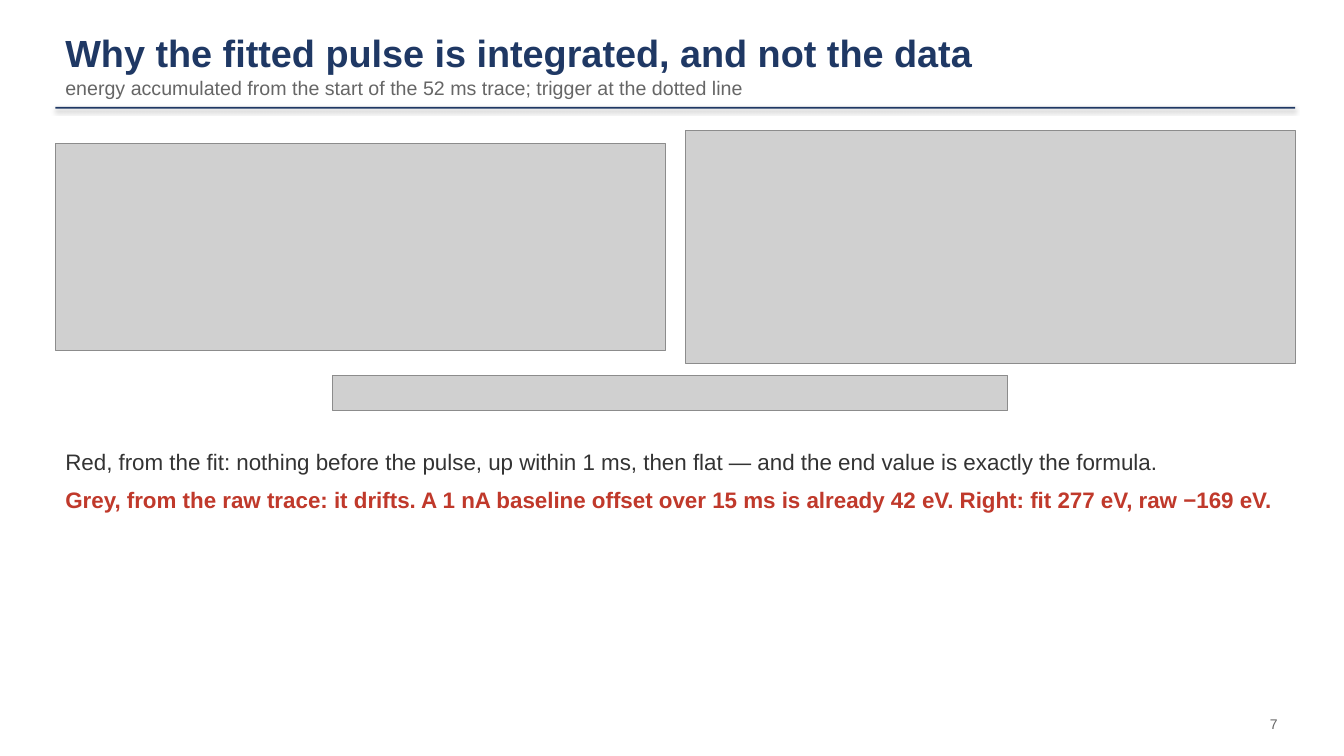
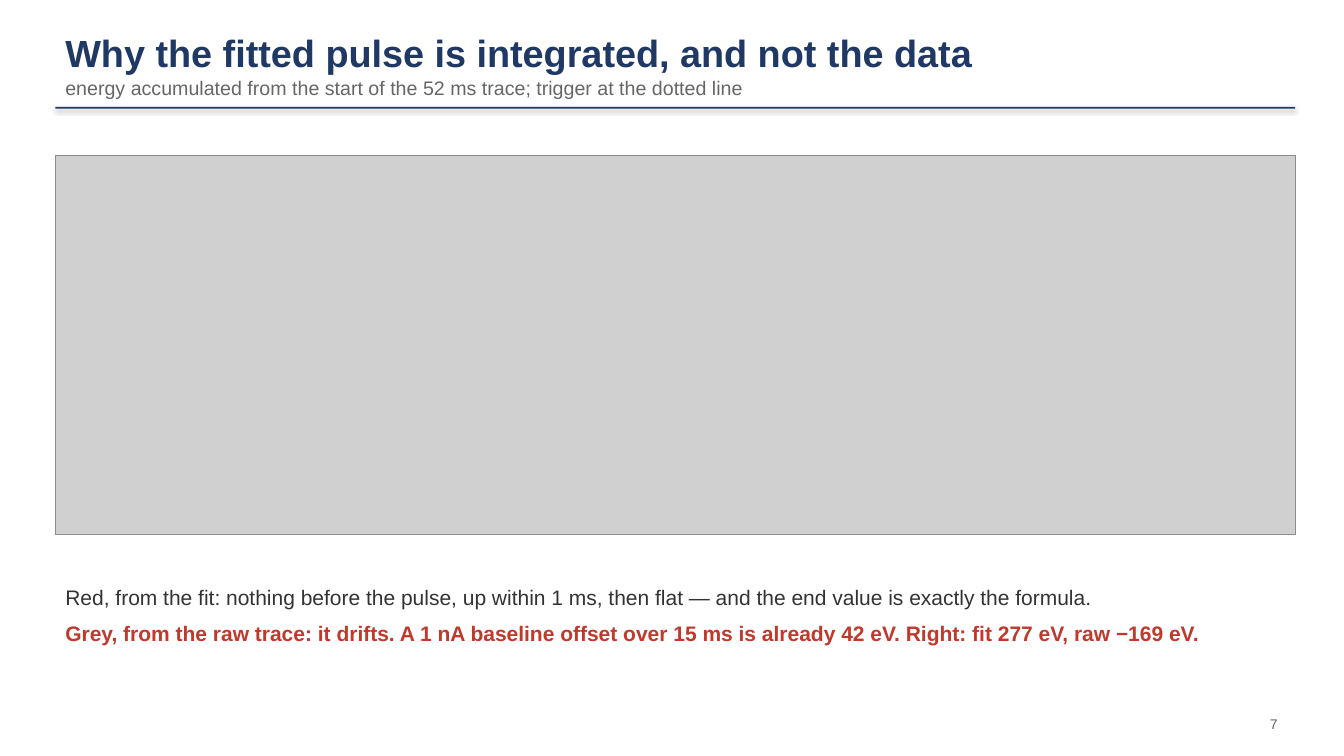
Before and after one commit to ZhihengLi0/urop, a slide deck: slide 7 of snolab/collection_efficiency/presentation/SNOLAB_R4_collection_efficiency_20260910.pptx. Drawn at 1344x756 pixels with LibreOffice and Linux fonts; fonts in the diff are those of the drawing; grey boxes stand for pictures. Boxes give left, top, right and bottom in pixels: in the first picture for what was removed or moved away, otherwise in the second. Text is boxed around its words. In the diff, an @@ line names an element or a change of style, - is before the commit and + after.

```diff
--- a/snolab/collection_efficiency/presentation/SNOLAB_R4_collection_efficiency_20260910.pptx
+++ b/snolab/collection_efficiency/presentation/SNOLAB_R4_collection_efficiency_20260910.pptx
@@ picture removed at <box>686,131,1296,364</box> @@
@@ picture: place and size @@
-picture at <box>55,144,665,351</box>
+picture at <box>55,156,1296,535</box>
@@ picture removed at <box>333,376,1008,411</box> @@
@@ text "Red, from the fit: nothing ...": place and size @@
-text "Red, from the fit: nothing ..." at <box>65,453,1271,513</box>
+text "Red, from the fit: nothing ..." at <box>65,589,1199,646</box>
@@ text "Red, from the fit: nothing ..." at <box>65,589,1199,646</box>: size 16 to 15 pt @@
```
Also in this commit, not shown: 1 other slide changed, 18 other files.
